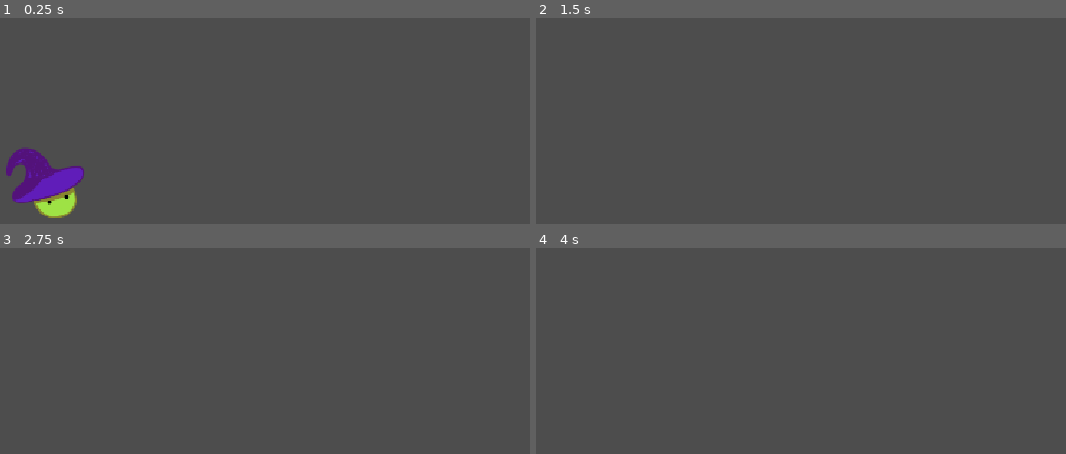
Above: before the commit, frames 1-4 (two rows, left to right).
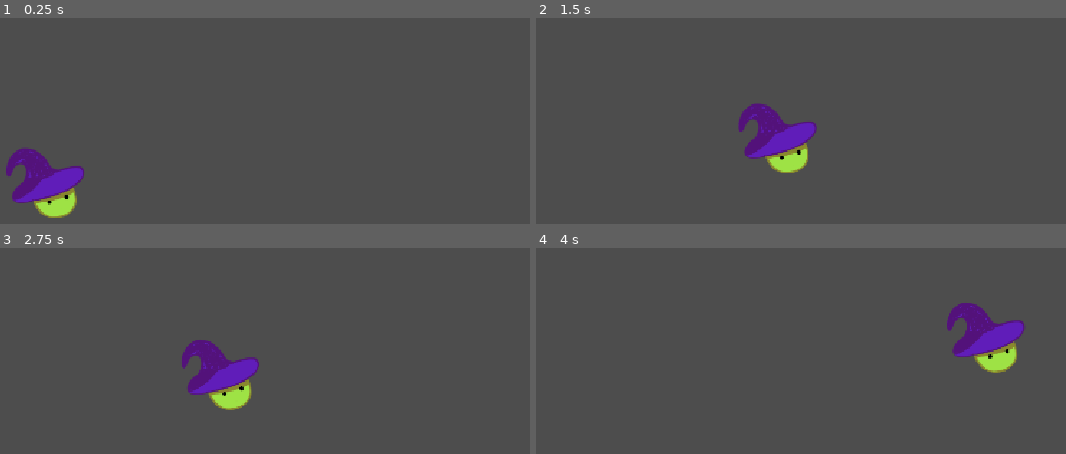
Above: after the commit, the same moments.

Repository: EternaHQ/Enchanted-Mini-Jam
Game: Godot game, scene res://Scenes/Main.tscn
Two runs of this game, one before a commit and one after it. Both use one fixed random seed, a clock stepped at 60 frames per second and the inputs below.
Inputs:
- Up to frame 1 (0.25 s): no input
- Up to frame 2 (1.5 s): tap Enter at 0.5 s; hold D (Right) from 0.53 s (still down); tap Space (Up) at 0.6, 0.77, 1.07, 1.35 s
- Up to frame 3 (2.75 s): tap Space (Up) at 1.52, 1.82, 2.1 s; release D (Right) at 2.03 s; hold A (Left) from 2.03 s (still down)
- Up to frame 4 (4 s): release A (Left) at 2.78 s; hold D (Right) from 2.78 s (still down); tap Space (Up) at 2.85, 3.02, 3.32, 3.6, 3.77 s

The runs differ from the first frame. In frame 2, 3.0% of the frame differs, in the area x 38-54%, y 41-76%; in frame 3, 3.0%; in frame 4, 3.0%.

Commit message:
füge coyote time

Diff:
--- a/enchanted-game-jam/Scenes/Main.tscn
+++ b/enchanted-game-jam/Scenes/Main.tscn
@@ -7,7 +7,8 @@
 
 [node name="CharacterBody2D" parent="." unique_id=53931604 instance=ExtResource("1_r150o")]
 position = Vector2(460, 246)
-acceleration = 10
+acceleration = 156
+gravity = 1578
 
 [node name="StaticBody2D" parent="." unique_id=917162587 instance=ExtResource("2_idj7w")]
 position = Vector2(0, 224)
--- a/enchanted-game-jam/Scripts/player.gd
+++ b/enchanted-game-jam/Scripts/player.gd
@@ -1,19 +1,16 @@
 extends CharacterBody2D
-@export var speed:int= 200
-@export var acceleration:int=5
+@export var speed:int= 300
+@export var acceleration:int=10
 @export var jump_speed: int= -speed*2
-
-
-
-
-
+@export var gravity: int = 1500
 
 func _physics_process(delta: float) -> void:
 	handle_input()
+	update_movement(delta)
 	move_and_slide()
 
 func handle_input() -> void:
-	if Input.is_action_just_pressed("Up"):
+	if Input.is_action_just_pressed("Up") and is_on_floor():
 		velocity.y=jump_speed
 	var direction=Input.get_axis("Left","Right")
 	print(direction)
@@ -21,3 +18,6 @@
 		velocity.x=move_toward(velocity.x,0, acceleration)
 	else:
 		velocity.x=move_toward(velocity.x, speed*direction, acceleration)
+
+func update_movement(delta):
+	velocity.y += gravity*delta
